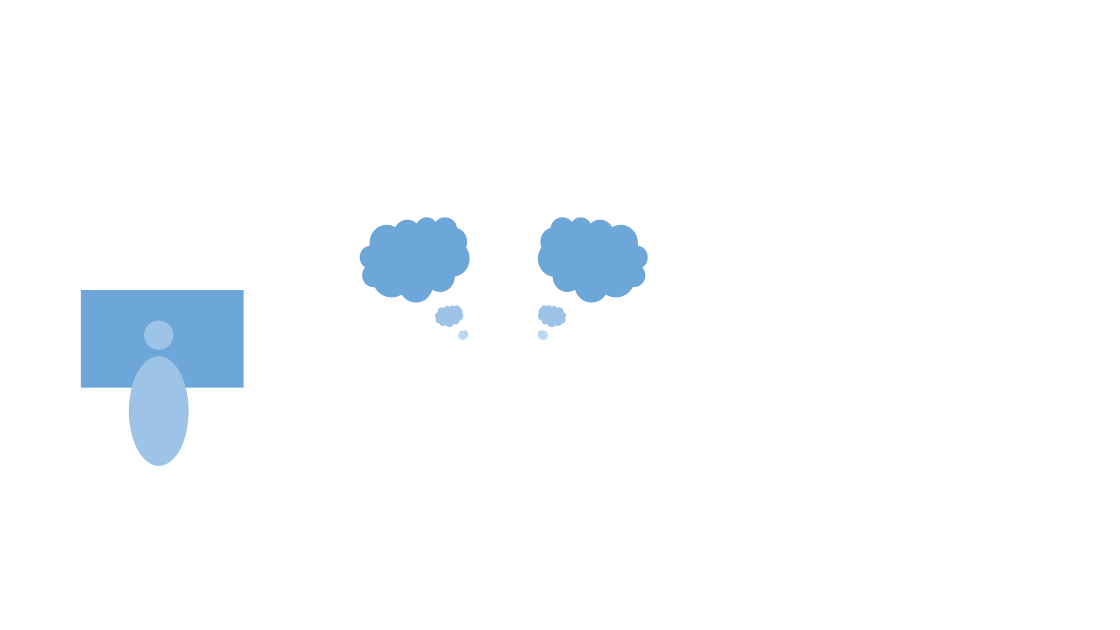
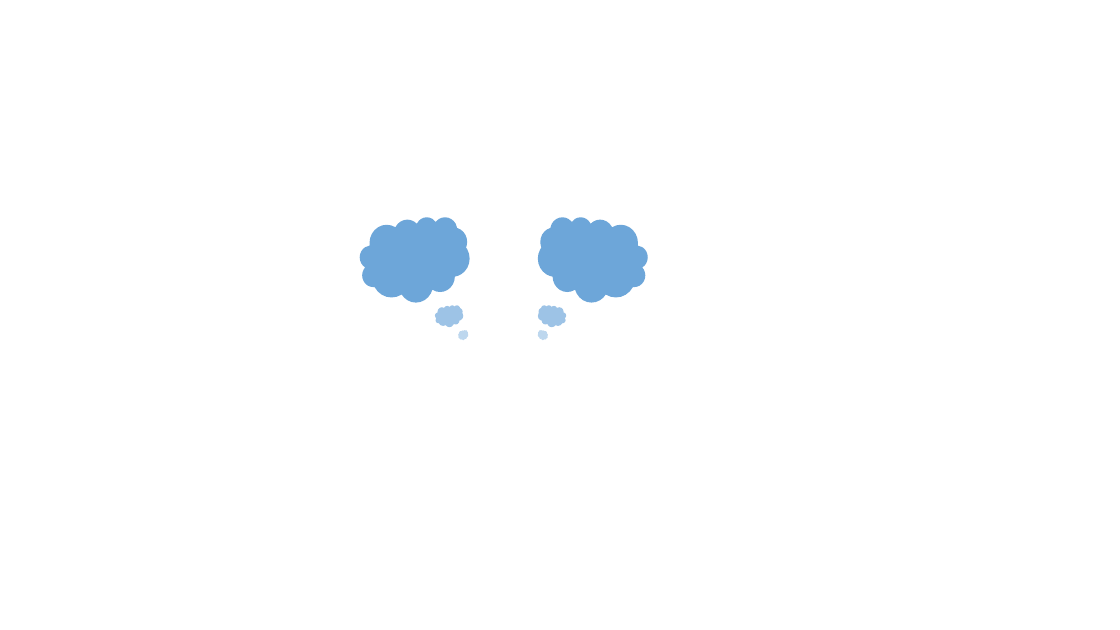
Before and after one commit to Maze-of-memories/origin, a slide deck: slide 8 of icon.pptx. Drawn at 1120x630 pixels with LibreOffice and Linux fonts; fonts in the diff are those of the drawing. Boxes give left, top, right and bottom in pixels: in the first picture for what was removed or moved away, otherwise in the second. Text is boxed around its words. In the diff, an @@ line names an element or a change of style, - is before the commit and + after.

```diff
--- a/icon.pptx
+++ b/icon.pptx
@@ rectangle removed at (x1=81, y1=290, x2=244, y2=387) @@
@@ ellipse removed at (x1=144, y1=321, x2=173, y2=350) @@
@@ ellipse removed at (x1=129, y1=356, x2=189, y2=466) @@
```
Also in this commit, not shown: 1 slide added, 9 other files.
